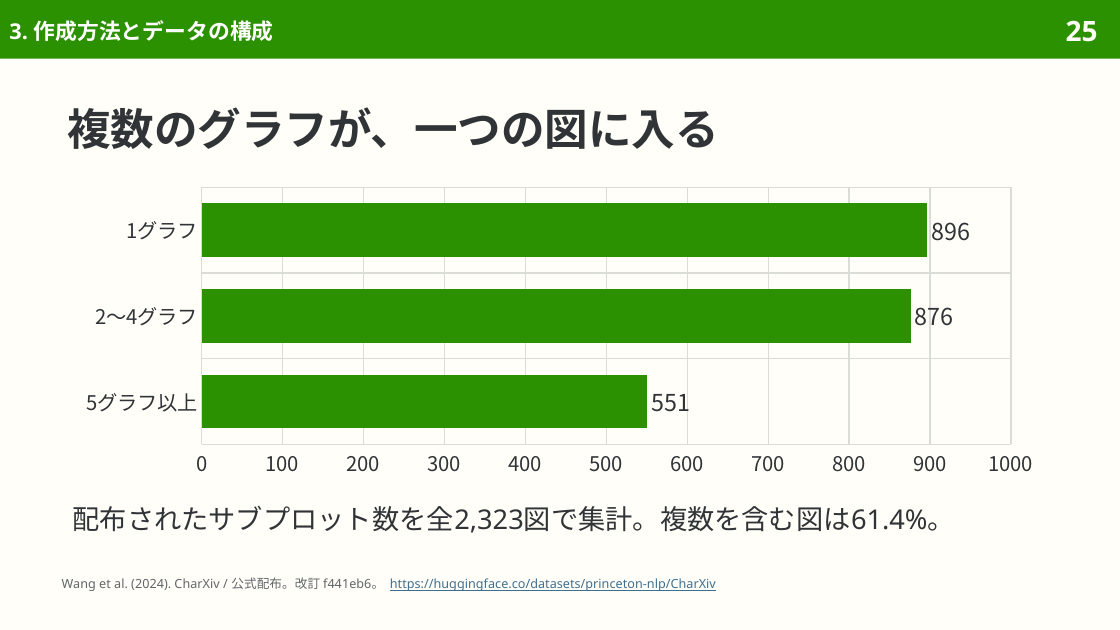
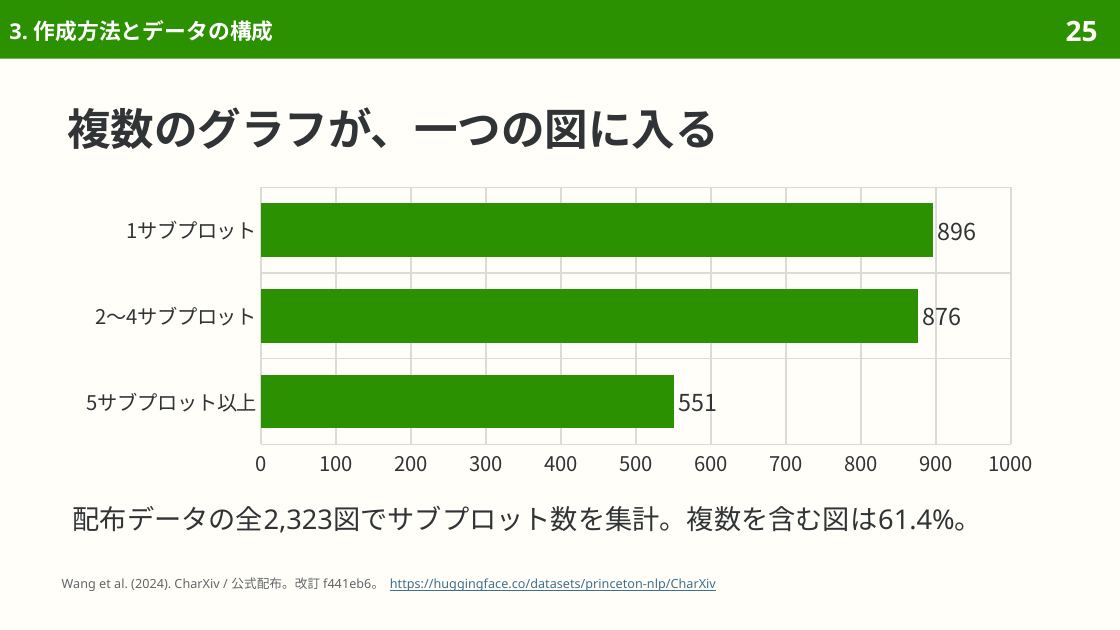
Before and after one commit to sasakiy84/datasets-in-10-minutes, a slide deck: slide 25 of slides/datasets-in-10-minutes-charxiv.pptx. Drawn at 1120x630 pixels with LibreOffice and Linux fonts; fonts in the diff are those of the drawing. Boxes give left, top, right and bottom in pixels: in the first picture for what was removed or moved away, otherwise in the second. Text is boxed around its words. In the diff, an @@ line names an element or a change of style, - is before the commit and + after.

```diff
--- a/slides/datasets-in-10-minutes-charxiv.pptx
+++ b/slides/datasets-in-10-minutes-charxiv.pptx
@@ bar chart at (x1=67, y1=181, x2=1053, y2=484) @@
-categories: 5グラフ以上, 2〜4グラフ, 1グラフ
+categories: 5サブプロット以上, 2〜4サブプロット, 1サブプロット
@@ text at (x1=73, y1=506, x2=982, y2=533): text changed @@
-配布されたサブプロット数を全2,323図で集計。複数を含む図は61.4%。
+配布データの全2,323図でサブプロット数を集計。複数を含む図は61.4%。
```
Also in this commit, not shown: 21 other slides changed, 7 other files.
